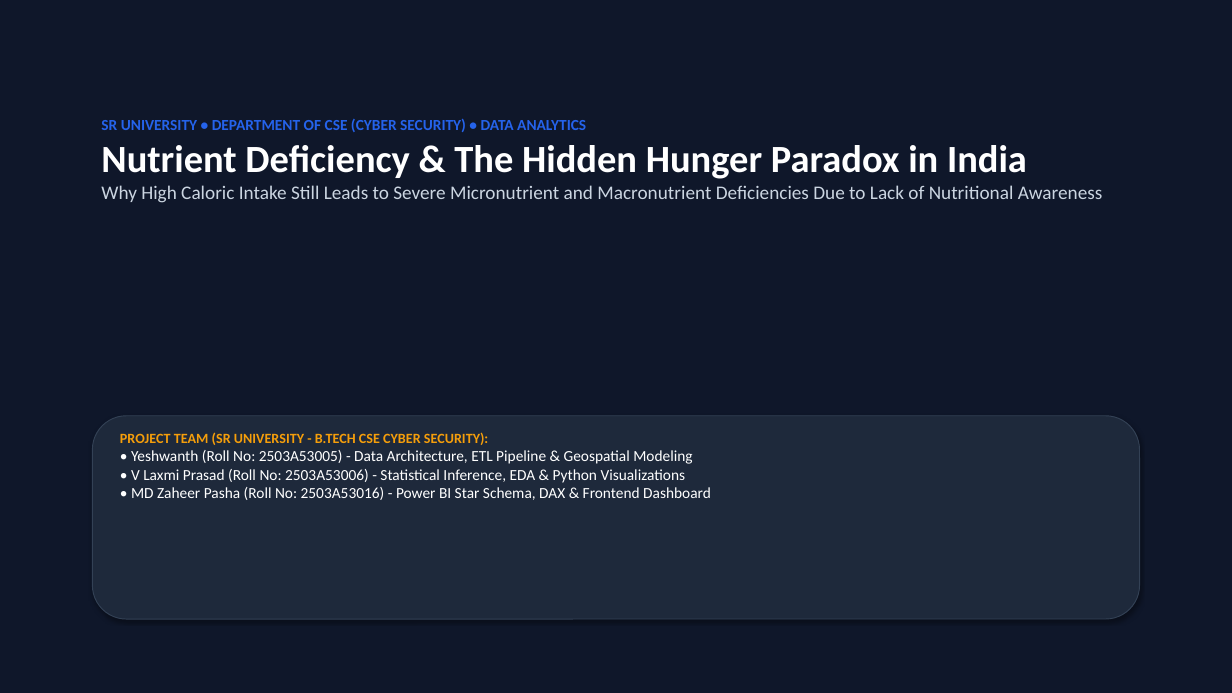
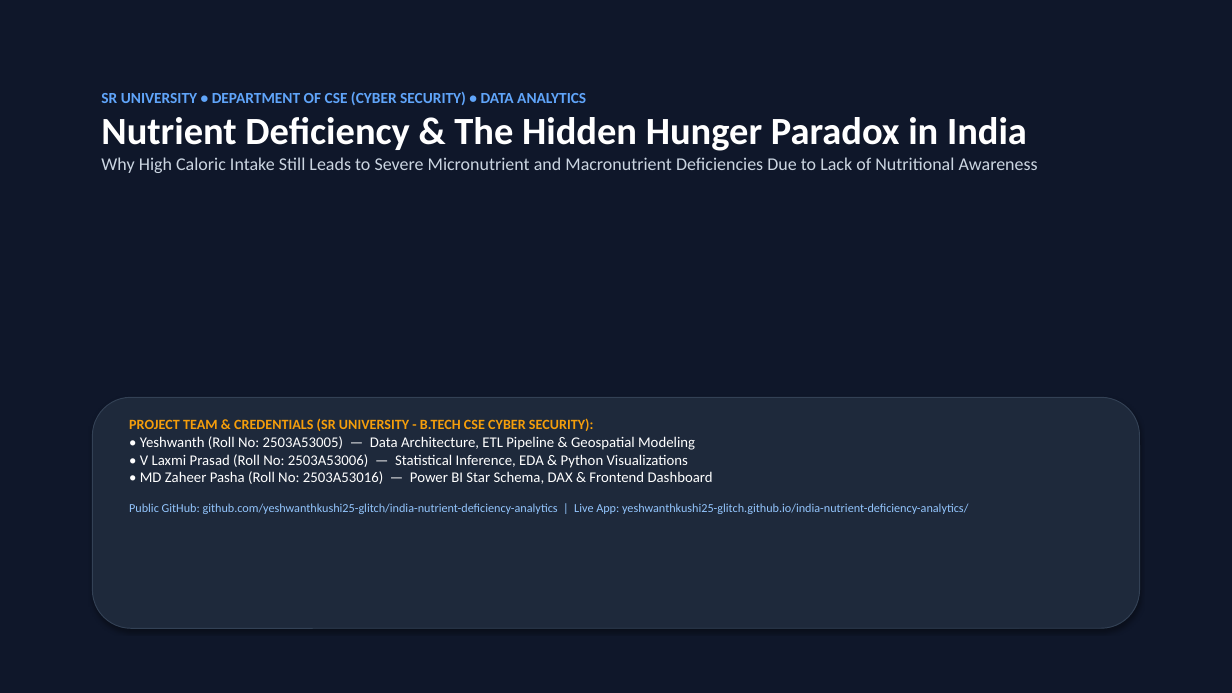
Before and after one commit to yeshwanthkushi25-glitch/india-nutrient-deficiency-analytics, a slide deck: slide 1 of google_classroom_submission/Project_PPT.pptx. Drawn at 1232x693 pixels with LibreOffice and Linux fonts; fonts in the diff are those of the drawing. Boxes give left, top, right and bottom in pixels: in the first picture for what was removed or moved away, otherwise in the second. Text is boxed around its words. In the diff, an @@ line names an element or a change of style, - is before the commit and + after.

Commit message:
feat: upgrade Power BI Dashboard (DIY Lab template), presentation PPT (visual slides & charts), and project report (embedded figures)

```diff
--- a/google_classroom_submission/Project_PPT.pptx
+++ b/google_classroom_submission/Project_PPT.pptx
@@ text "SR UNIVERSITY • DEPARTMENT OF ...": place and size @@
-text "SR UNIVERSITY • DEPARTMENT OF ..." at (101, 119, 1103, 203)
+text "SR UNIVERSITY • DEPARTMENT OF ..." at (101, 92, 1038, 173)
@@ text at (101, 92, 1038, 173): text colour #2563EB to #60A5FA in "SR UNIVERSITY • DEPARTMENT OF CSE (CYBER ..."; size 15 to 14 pt in "Why High Caloric Intake Still Leads to ..." @@
@@ rounded rectangle: place and size @@
-rounded rectangle at (92, 416, 1140, 619)
+rounded rectangle at (92, 397, 1140, 628)
@@ text at (129, 418, 968, 514): text changed; size 12 to 11.5 pt @@
-PROJECT TEAM (SR UNIVERSITY - B.TECH CSE CYBER SECURITY):
-• Yeshwanth (Roll No: 2503A53005) - Data Architecture, ETL Pipeline & Geospatial Modeling
-• V Laxmi Prasad (Roll No: 2503A53006) - Statistical Inference, EDA & Python Visualizations
-• MD Zaheer Pasha (Roll No: 2503A53016) - Power BI Star Schema, DAX & Frontend Dashboard
+PROJECT TEAM & CREDENTIALS (SR UNIVERSITY - B.TECH CSE CYBER SECURITY):
+• Yeshwanth (Roll No: 2503A53005) — Data Architecture, ETL Pipeline & Geospatial Modeling
+• V Laxmi Prasad (Roll No: 2503A53006) — Statistical Inference, EDA & Python Visualizations
+• MD Zaheer Pasha (Roll No: 2503A53016) — Power BI Star Schema, DAX & Frontend Dashboard
+Public GitHub: github.com/yeshwanthkushi25-glitch/india-nutrient-deficiency-analytics | Live App: yeshwanthkushi25-glitch.github.io/india-nutrient-deficiency-analytics/
```
Also in this commit, not shown: 3 other slides changed, 8 slides added, 7 slides removed, 9 other files.
